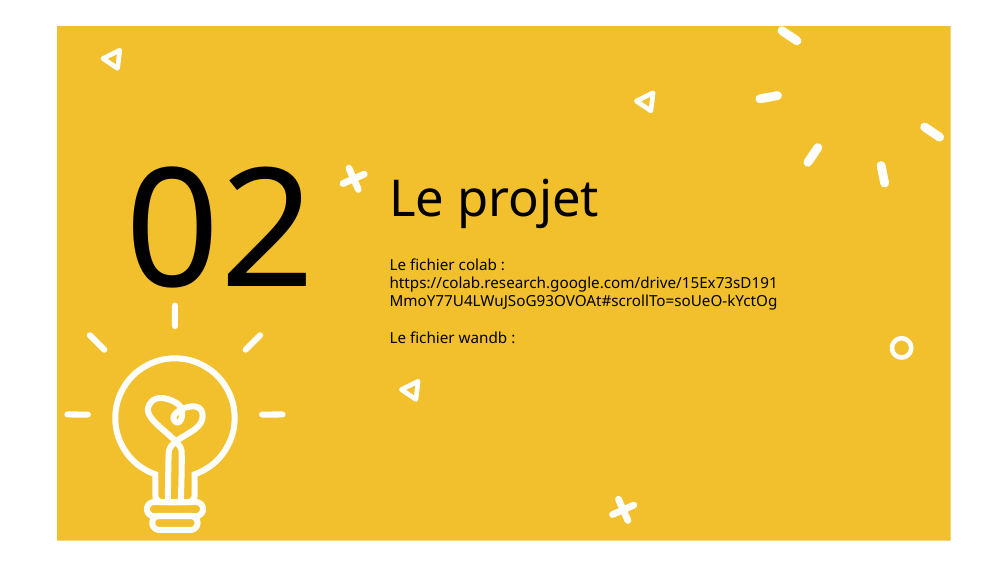
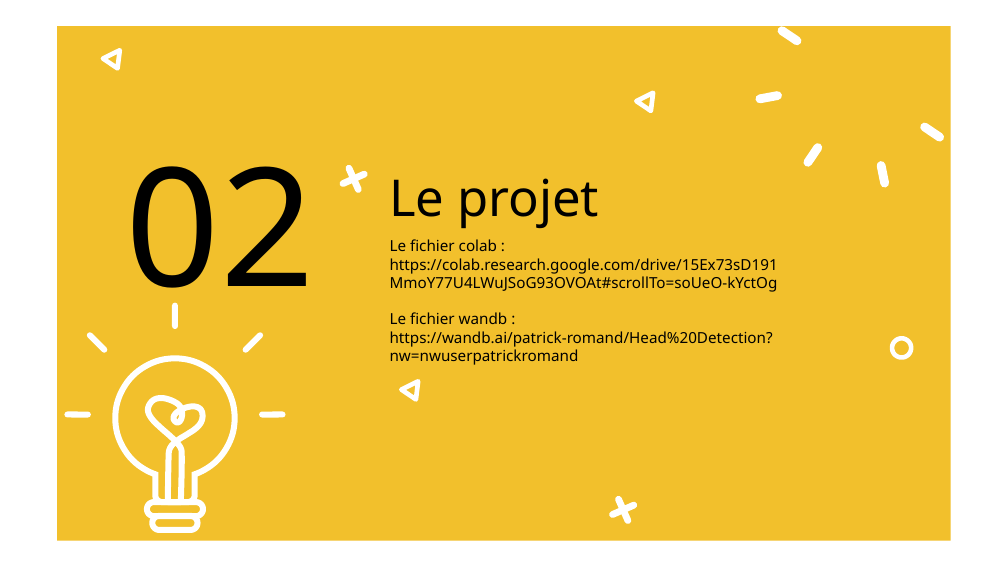
Before and after one commit to helvete74/IFAGE_dev_AI, a slide deck: slide 5 of La presentation.odp. Drawn at 1008x567 pixels with LibreOffice and Linux fonts; fonts in the diff are those of the drawing. Boxes give left, top, right and bottom in pixels: in the first picture for what was removed or moved away, otherwise in the second. Text is boxed around its words. In the diff, an @@ line names an element or a change of style, - is before the commit and + after.

Commit message:
Presentation avec les liens
avec les liens colab et wandb

```diff
--- a/La presentation.odp
+++ b/La presentation.odp
@@ text at (390, 331, 773, 365): paragraph added @@
+https://wandb.ai/patrick-romand/Head%20Detection?nw=nwuserpatrickromand
```
Also in this commit, not shown: 4 other slides changed, 1 other file.
